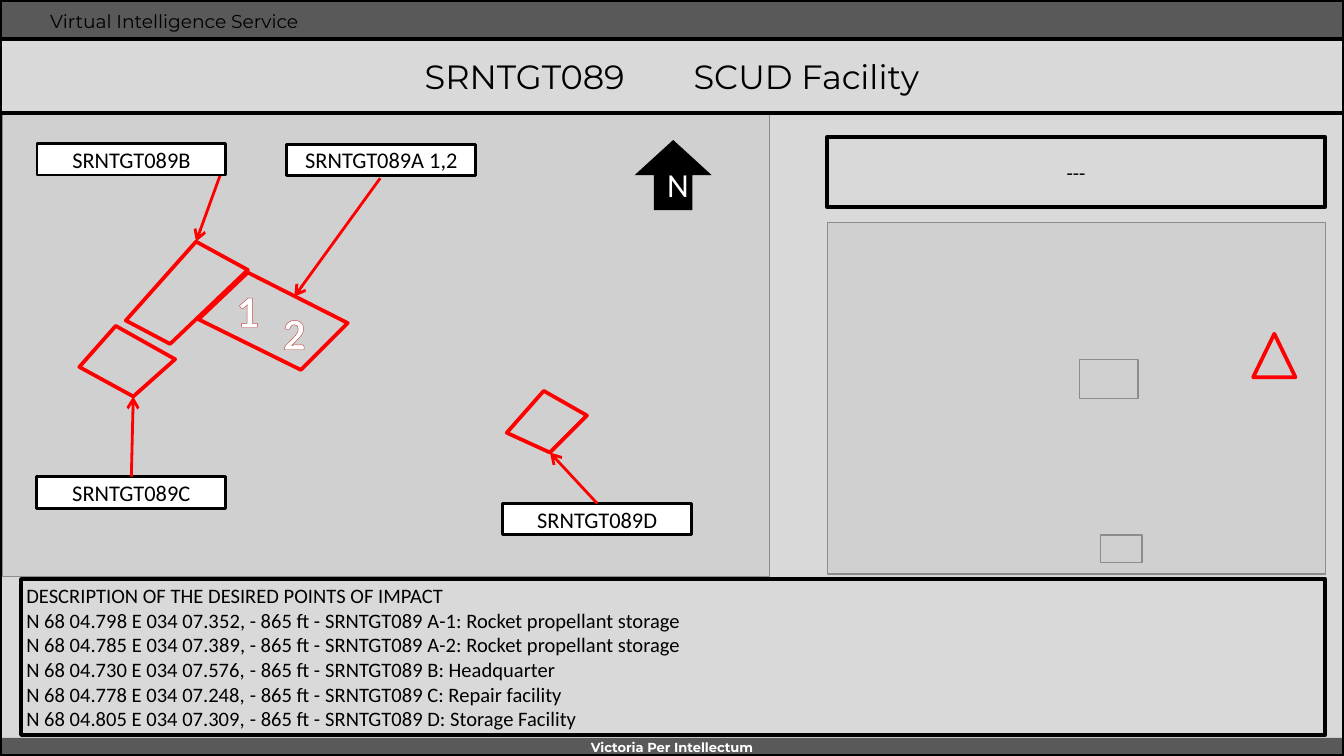
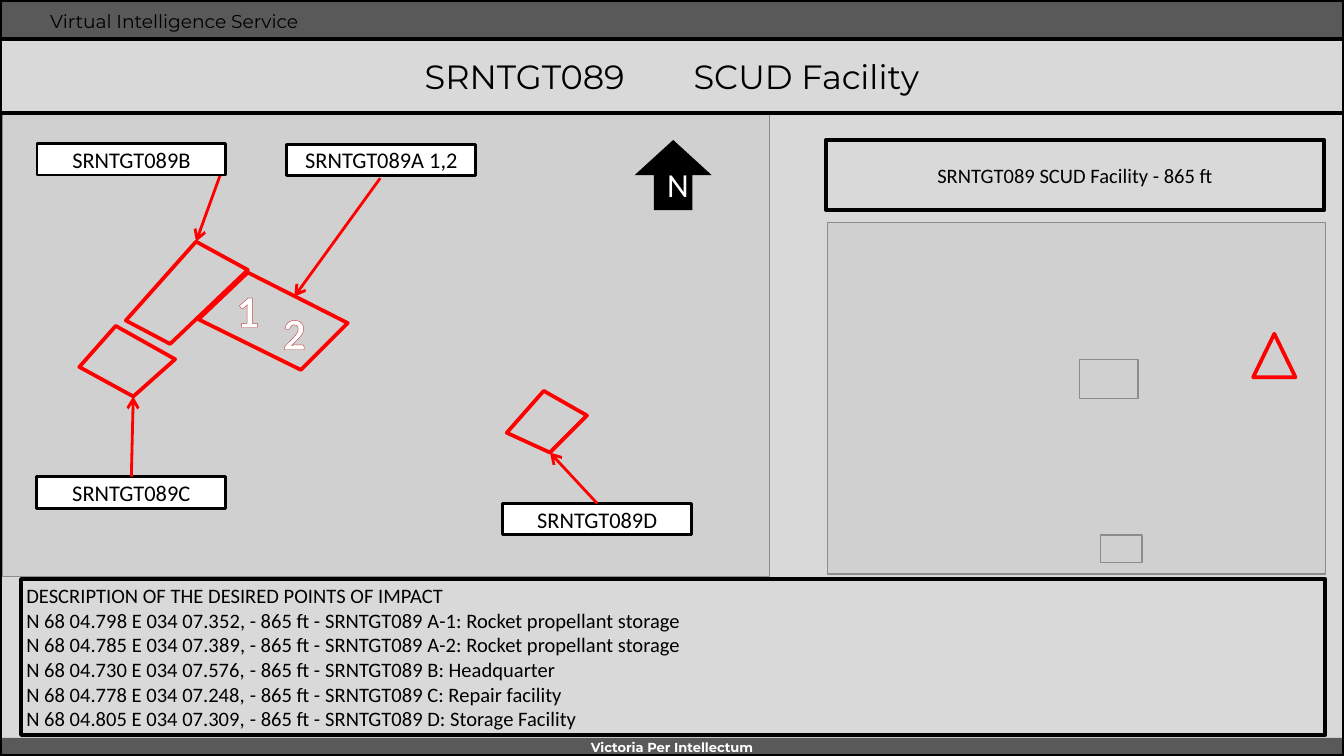
Before and after one commit to 132nd-vWing/OPAT-background, a slide deck: slide 1 of INTEL/Target Folders/SRN/SRNTGT089 SCUD Facility.pptx. Drawn at 1344x756 pixels with LibreOffice and Linux fonts; fonts in the diff are those of the drawing; grey boxes stand for pictures; background and template pictures are left out. Boxes give left, top, right and bottom in pixels: in the first picture for what was removed or moved away, otherwise in the second. Text is boxed around its words. In the diff, an @@ line names an element or a change of style, - is before the commit and + after.

Commit message:
corrected previous targets, and added SRNTGT073

```diff
--- a/INTEL/Target Folders/SRN/SRNTGT089 SCUD Facility.pptx
+++ b/INTEL/Target Folders/SRN/SRNTGT089 SCUD Facility.pptx
@@ text in rectangle at [937, 168, 1213, 187]: text changed @@
----
+SRNTGT089 SCUD Facility - 865 ft
```
Also in this commit, not shown: 1 other slide changed, 4 other files.
